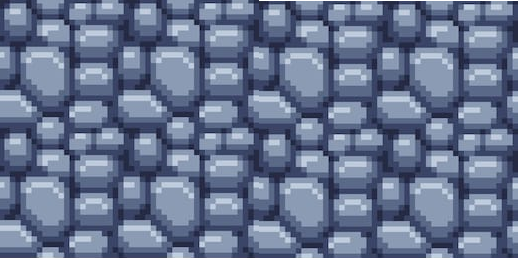
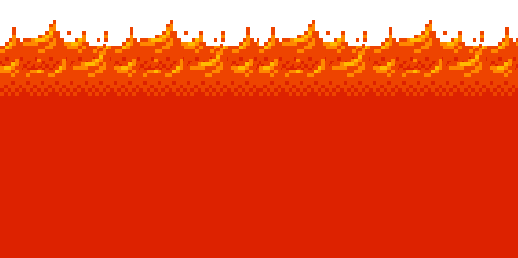
Layered file, before and after one edit (518px x 258px). Changes by layer:
hid "blockTexture.png copy" over [259, 1, 518, 258]
added layer "lava_sprite.png" above "blockTexture.png" over [0, 20, 518, 258]
hid "blockTexture.png" over [0, 0, 259, 258]
